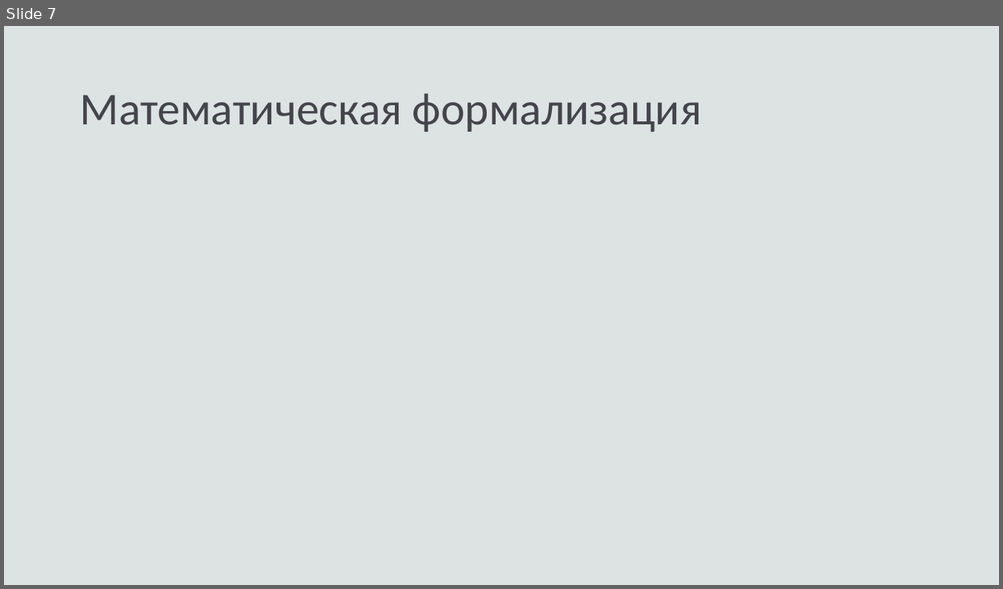
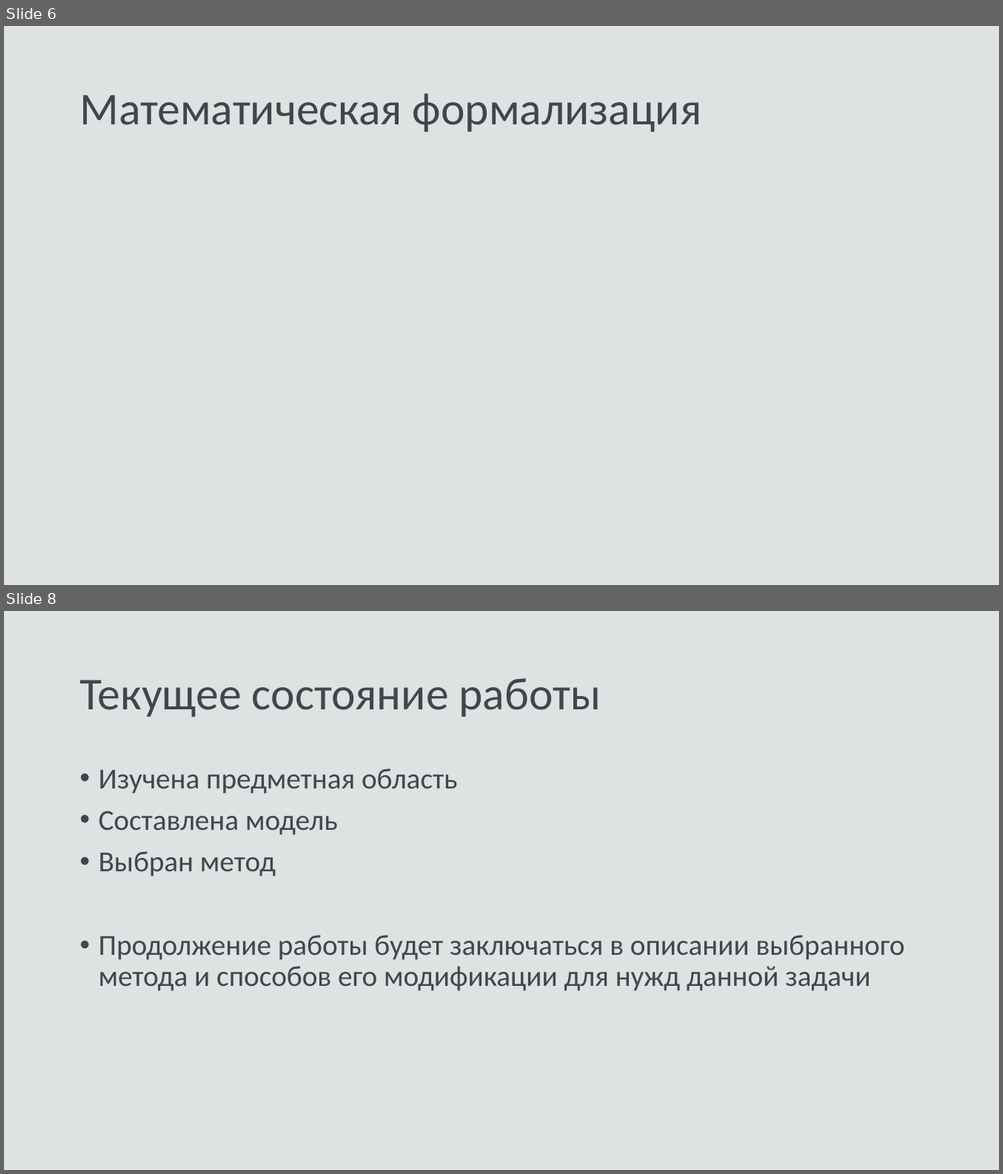
Before and after one commit to fairay/BachelorDiploma, a slide deck: presentation.pptx. Shown one above the other, each under a label of ours: slide 7 before the commit, slides 6 and 8 after it; the slides between them are not shown. The pictures are 1003x589 and 1003x1174 pixels, drawn with LibreOffice and Linux fonts; fonts in the diff are those of the drawing; grey boxes stand for pictures. Boxes give left, top, right and bottom in pixels: in the first picture for what was removed or moved away, otherwise in the second. Text is boxed around its words. In the diff, an @@ line names an element or a change of style, - is before the commit and + after.

```diff
--- a/presentation.pptx
+++ b/presentation.pptx
@@ slide 8 added at [4, 611, 999, 1170], background #DDE2E3 @@
@@ title added at [79, 678, 601, 717], 44 pt, text #44454A @@
+Текущее состояние работы
@@ text added at [99, 769, 905, 991], 28 pt, text #44454A @@
+• Изучена предметная область
+• Составлена модель
+• Выбран метод
+• Продолжение работы будет заключаться в описании выбранного метода и способов его модификации для нужд данной задачи
@@ what was slide 7 is now slide 6 @@
```
Also in this commit, not shown: 5 slides changed, 1 other slide added, 2 slides removed, 8 other files.
